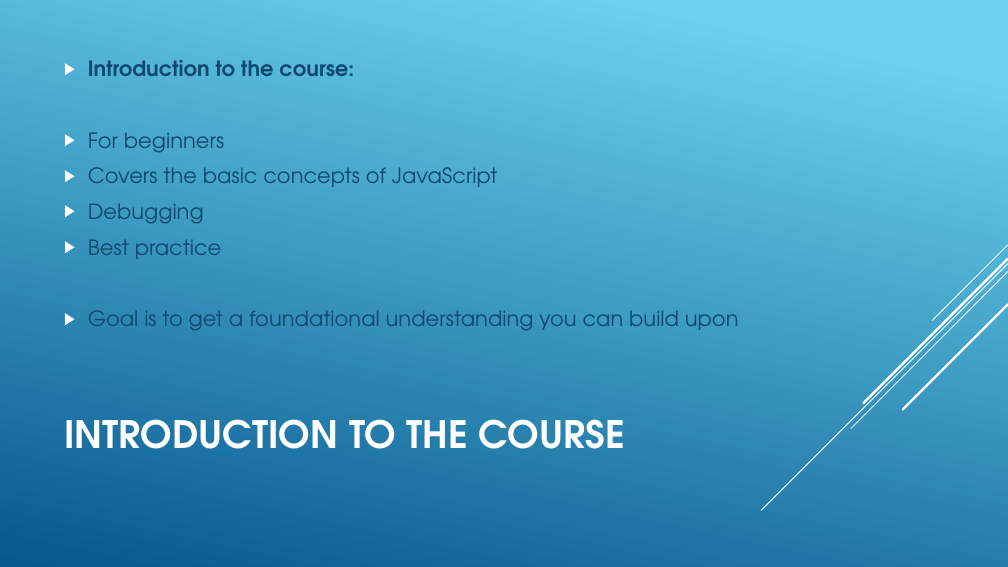
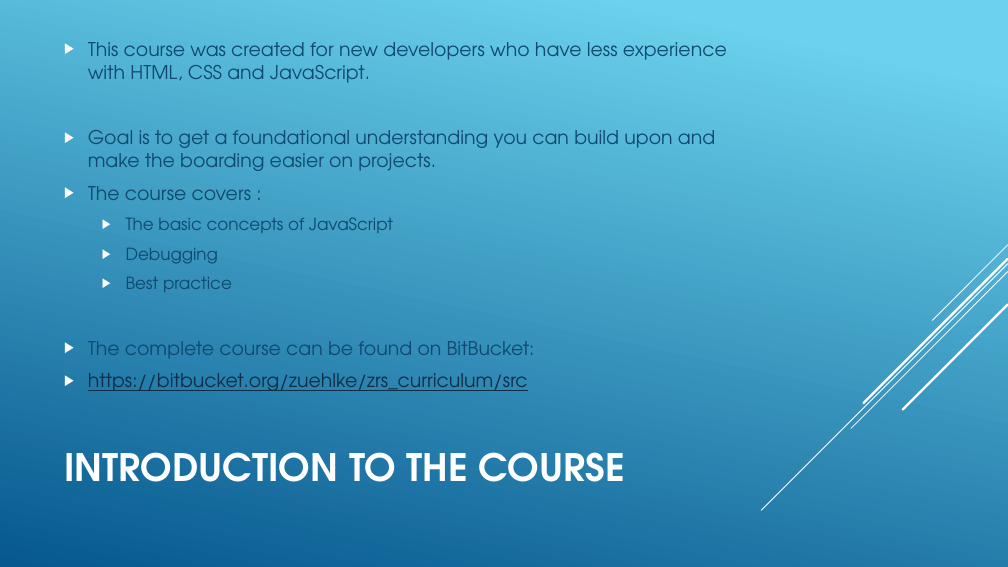
Before and after one commit to Zuehlke/security-onboarding, a slide deck: slide 2 of javascript_basics/Introduction.pptx. Drawn at 1008x567 pixels with LibreOffice and Linux fonts; fonts in the diff are those of the drawing. Boxes give left, top, right and bottom in pixels: in the first picture for what was removed or moved away, otherwise in the second. Text is boxed around its words. In the diff, an @@ line names an element or a change of style, - is before the commit and + after.

Commit message:
updated application for debugging and the Introduction presentation

```diff
--- a/javascript_basics/Introduction.pptx
+++ b/javascript_basics/Introduction.pptx
@@ text "This course was created for ...": place and size @@
-text "This course was created for ..." at (88, 60, 739, 330)
+text "This course was created for ..." at (88, 42, 727, 391)
@@ text at (88, 42, 727, 233): text changed; size 20 to 18 pt @@
-▶ Introduction to the course:
-▶ For beginners
-▶ Covers the basic concepts of JavaScript
+▶ This course was created for new developers who have less experience with HTML, CSS and JavaScript.
+▶ Goal is to get a foundational understanding you can build upon and make the boarding easier on projects.
+▶ The course covers :
+  ▶ The basic concepts of JavaScript
@@ text at (126, 248, 232, 292): size 20 to 16 pt in "Debugging", "Best practice"; list level 1 to 2 in "Debugging"; list level 1 to 2 in "Best practice" @@
@@ text at (88, 341, 535, 391): text changed; size 20 to 18 pt; text colour #0F496F to #0D2E46 @@
-▶ Goal is to get a foundational understanding you can build upon
+▶ The complete course can be found on BitBucket:
+▶ https://bitbucket.org/zuehlke/zrs_curriculum/src
@@ title "INTRODUCTION TO THE COURSE": place and size @@
-title "INTRODUCTION TO THE COURSE" at (64, 419, 625, 449)
+title "INTRODUCTION TO THE COURSE" at (64, 452, 625, 482)
```
Also in this commit, not shown: 11 other slides changed, 6 other files.
